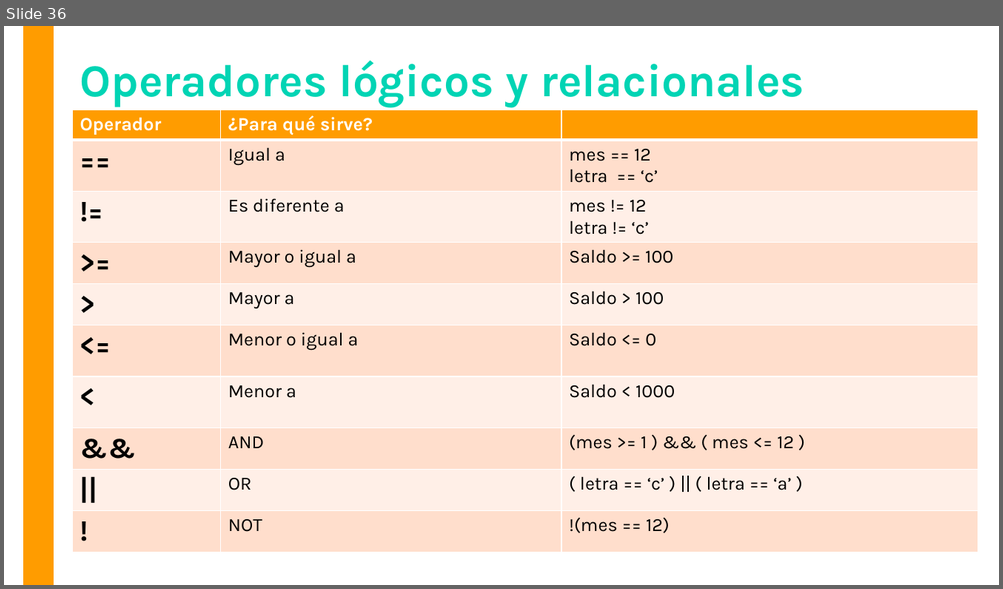
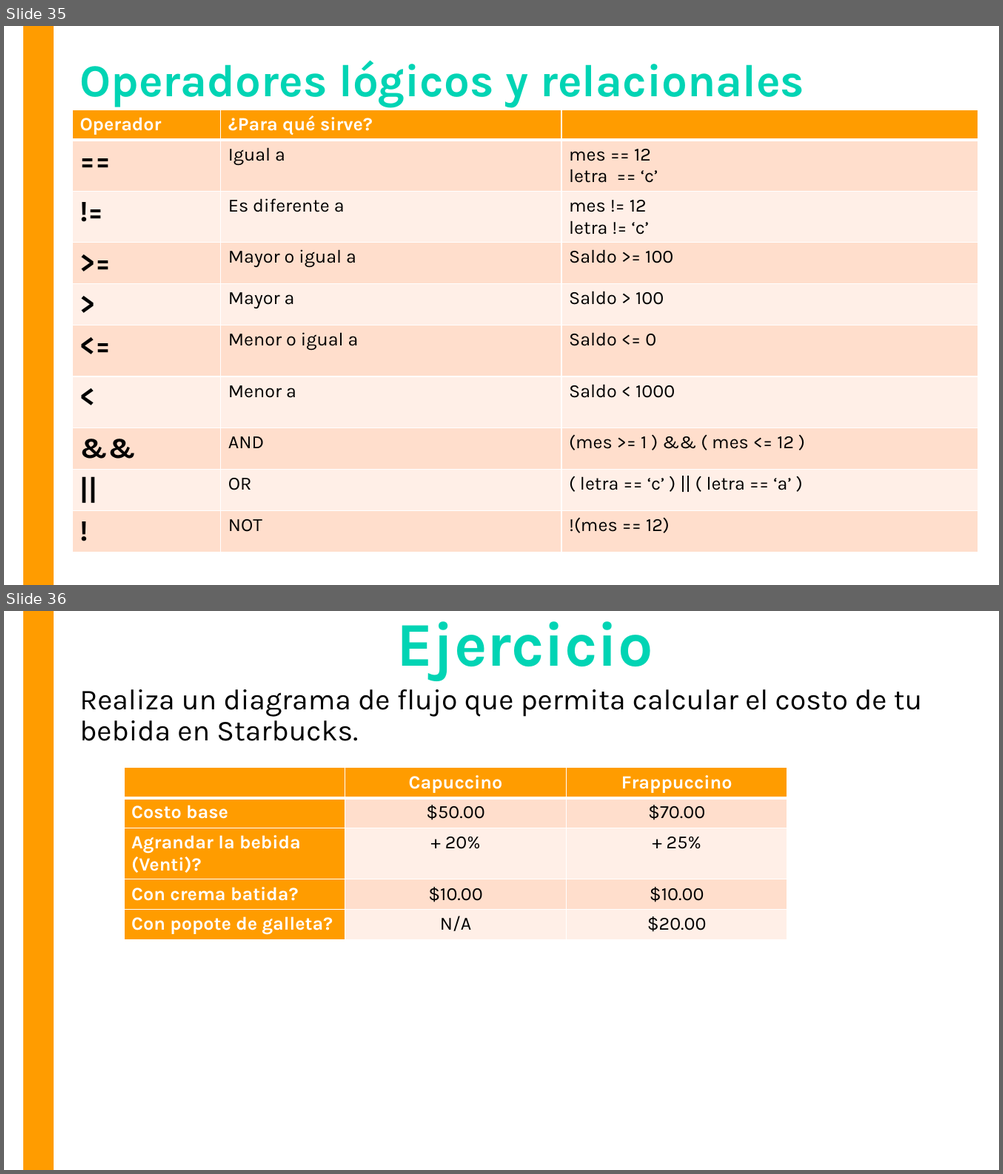
Before and after one commit to OMardil/INFO1, a slide deck: MOD04-Introduccion_a_Java/01 Presentacion/INFO1_MOD4-Algoritmos_y_Diagramas.pptx. Shown one above the other, each under a label of ours: slide 36 before the commit, slides 35 and 36 after it. The pictures are 1003x589 and 1003x1174 pixels, drawn with LibreOffice and Linux fonts; fonts in the diff are those of the drawing. Boxes give left, top, right and bottom in pixels: in the first picture for what was removed or moved away, otherwise in the second. Text is boxed around its words. In the diff, an @@ line names an element or a change of style, - is before the commit and + after.

```diff
--- a/MOD04-Introduccion_a_Java/01 Presentacion/INFO1_MOD4-Algoritmos_y_Diagramas.pptx
+++ b/MOD04-Introduccion_a_Java/01 Presentacion/INFO1_MOD4-Algoritmos_y_Diagramas.pptx
@@ slide 36 added at (4, 611, 999, 1170), background #FFFFFF; not listed: 1 template element that a slide beside it also shows @@
@@ title added at (397, 621, 653, 681), 60 pt, text #01D4B4, bold @@
+Ejercicio
@@ text added at (79, 689, 922, 741), 28 pt, text #000000 @@
+Realiza un diagrama de flujo que permita calcular el costo de tu bebida en Starbucks.
@@ table added at (124, 768, 787, 941), 5 rows, 3 columns @@
+ | Capuccino | Frappuccino
+Costo base | $50.00 | $70.00
+Agrandar la bebida (Venti)? | + 20% | + 25%
+Con crema batida? | $10.00 | $10.00
+Con popote de galleta? | N/A | $20.00
@@ what was slide 36 is now slide 35 @@
```
Also in this commit, not shown: 1 slide removed, 9 other files.
